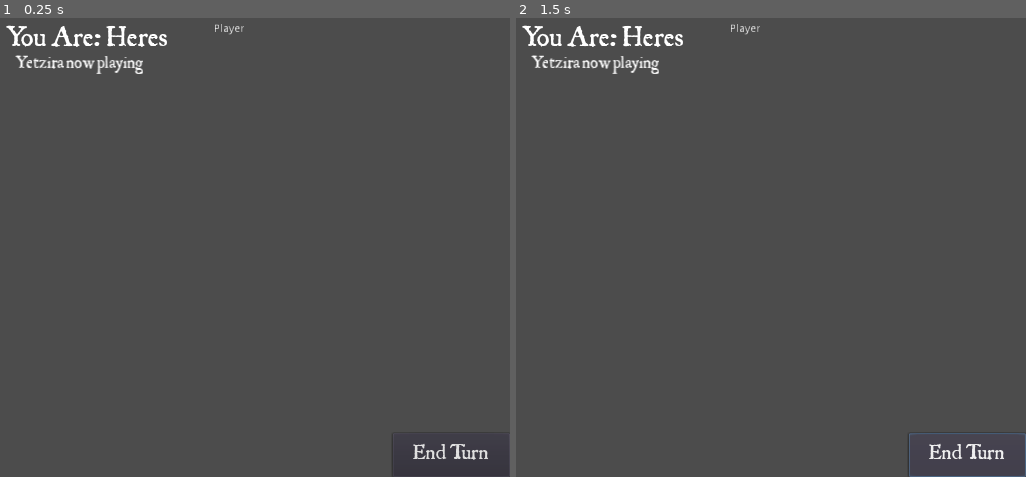
Above: before the commit, frames 1-2 (left to right).
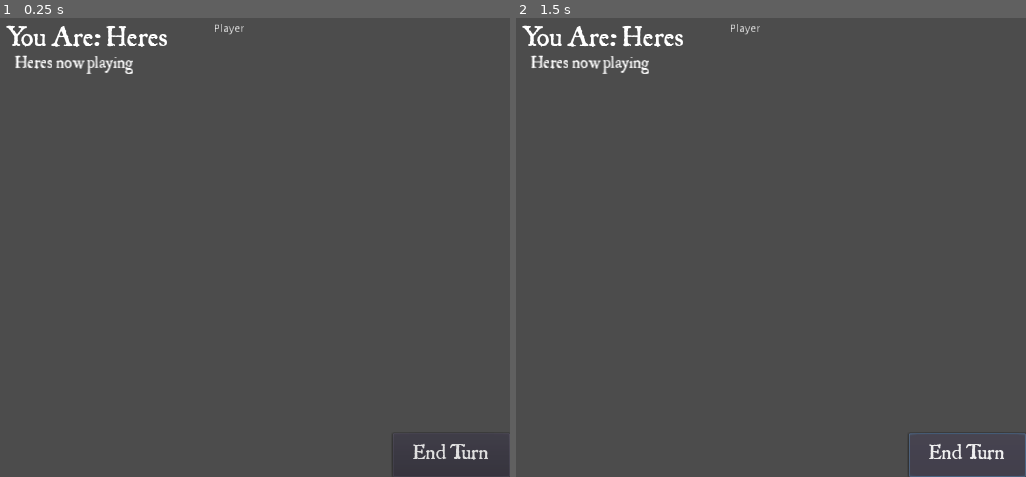
Above: after the commit, the same moments.

Repository: TheSkyOne/Yetzira-and-Heres
Game: Godot game, scene res://game/Game.tscn
The game is run twice, just before and just after one commit, with the same random seed, the same clock (stepped at 60 frames per second) and the same inputs. This scene is started directly instead of the project's main scene.
Inputs:
- Up to frame 1 (0.25 s): no input
- Up to frame 2 (1.5 s): click "End Turn" at 0.5 s; click "End Turn" at 1.25 s

The runs differ from the first frame. In frame 1, 0.4% of the frame differs, in the area x 2-29%, y 8-13%; in frame 2, 0.4%.

Commit message:
end turn still not working properly, some improvments tho

Diff:
--- a/Menu/Main_Menu.tscn
+++ b/Menu/Main_Menu.tscn
@@ -158,7 +158,7 @@
 size_flags_horizontal = 1
 size_flags_vertical = 1
 theme = SubResource( 4 )
-text = "Server_IP"
+text = "Server IP"
 focus_mode = 2
 context_menu_enabled = true
 placeholder_alpha = 0.6
--- a/game/Game.gd
+++ b/game/Game.gd
@@ -1,14 +1,16 @@
 extends Node
 
-onready var x = randi()%1
 onready var current_stage = 0
 onready var last_stage = 0
 var current_turn = ""
+var x
 signal send_current_and_last_stage()
 signal start_Y_timer()
 signal start_H_timer()
 
 func _ready():
+	randomize()
+	x = randi()%2
 	current_stage = 3
 
 	if Network.is_host:
@@ -16,24 +18,29 @@
 	elif Network.is_host == false:
 		$HostorPlayer.set_text("Player")
 
-	Network.host_info.role = "Yetzira"
-	Network.player_info.role = "Heres"
-	current_turn = Network.host_info.role
+	if x == 0:
+		Network.host_info.role = "Yetzira"
+		Network.player_info.role = "Heres"
+		current_turn = Network.player_info.role
 
-
-	$Turn.set_text(current_turn + " now playing")
+	else:
+		Network.host_info.role = "Heres"
+		Network.player_info.role = "Yetzira"
+		current_turn = Network.player_info.role
 
 	if Network.is_host:
 		$Role_display.set_text("You Are: " + Network.host_info.role)
 	else:
 		$Role_display.set_text("You Are: " + Network.player_info.role)
 
+	$Turn.set_text(current_turn + " now playing")
+
 func _process(delta):
-	rpc("set_end_turn_disabled")
+	set_end_turn_disabled()
 	rpc("won_game")
 	rpc("who_won_stg")
 
-sync func set_end_turn_disabled():
+func set_end_turn_disabled():
 	match current_turn:
 			"Yetzira":
 				if Network.is_host:
